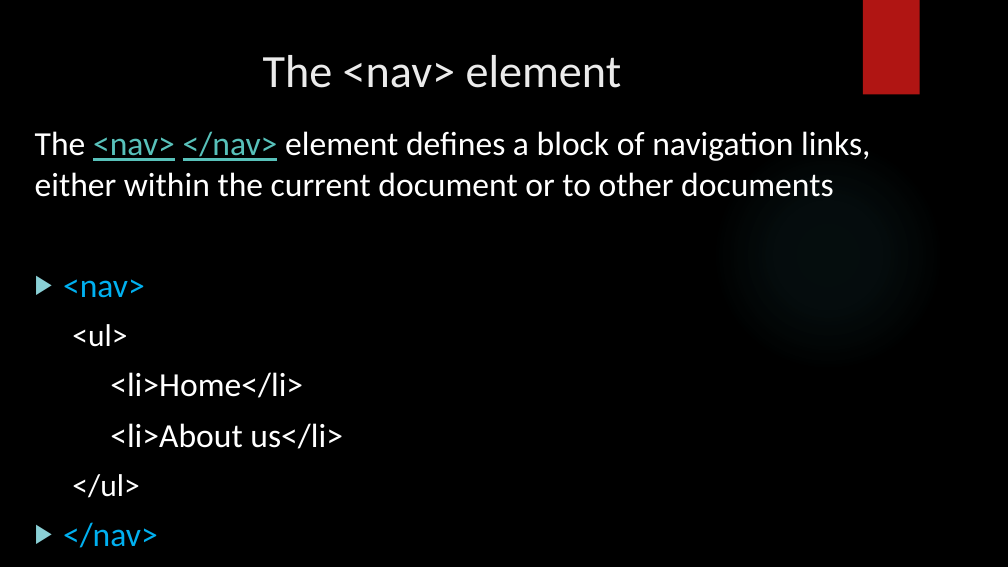
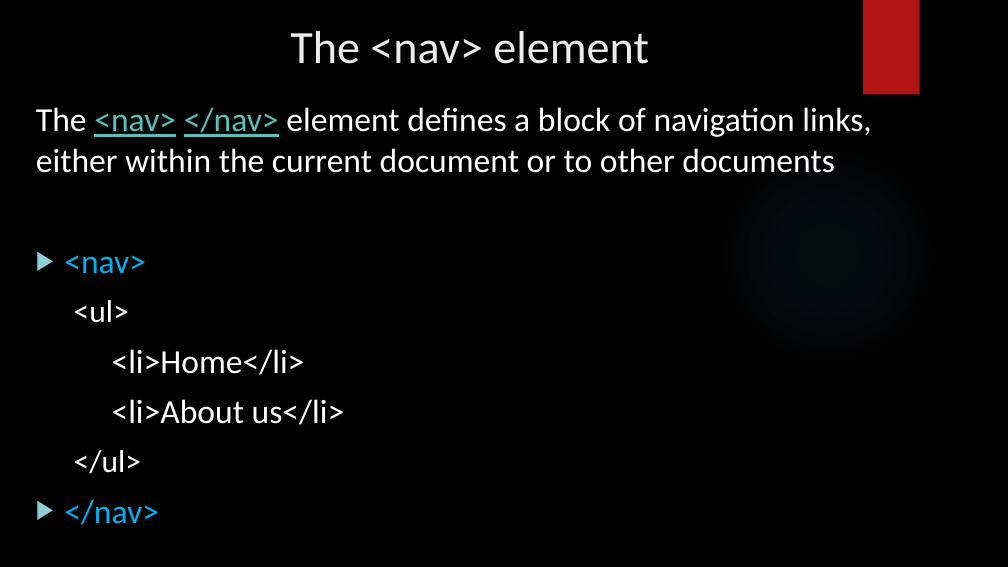
Before and after one commit to Code-Preach/Lectures, a slide deck: slide 27 of HTML/HTML.pptx. Drawn at 1008x567 pixels with LibreOffice and Linux fonts; fonts in the diff are those of the drawing; background and template pictures are left out. Boxes give left, top, right and bottom in pixels: in the first picture for what was removed or moved away, otherwise in the second. Text is boxed around its words. In the diff, an @@ line names an element or a change of style, - is before the commit and + after.

Commit message:
added js files and other resouces

```diff
--- a/HTML/HTML.pptx
+++ b/HTML/HTML.pptx
@@ title "The <nav> element": place and size @@
-title "The <nav> element" at [263,55,622,88]
+title "The <nav> element" at [290,31,649,64]
@@ text "The <nav> </nav> element defines ...": place and size @@
-text "The <nav> </nav> element defines ..." at [35,131,871,548]
+text "The <nav> </nav> element defines ..." at [36,107,872,525]
```
Also in this commit, not shown: 3 other slides changed, 2 slides added, 2 slides removed, 18 other files.
